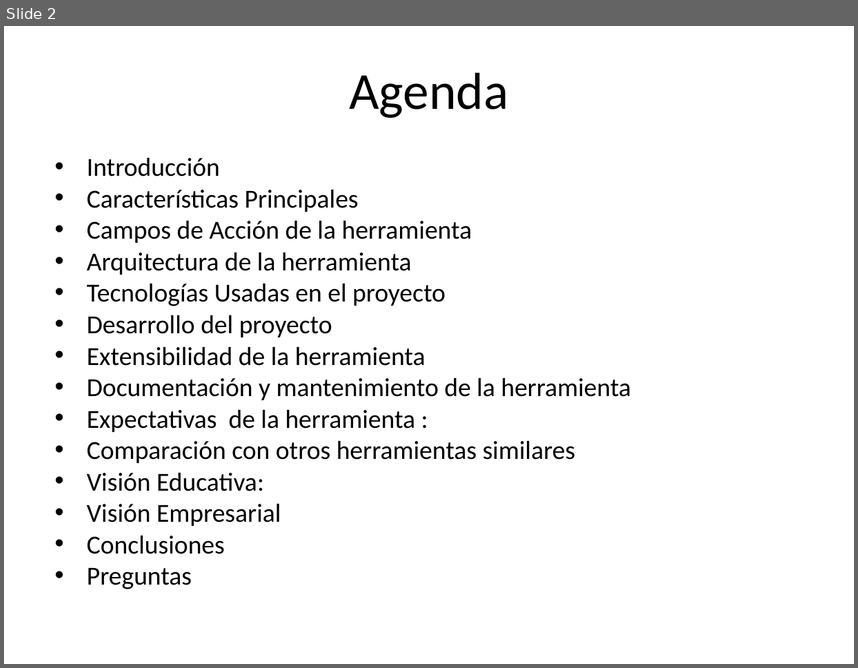
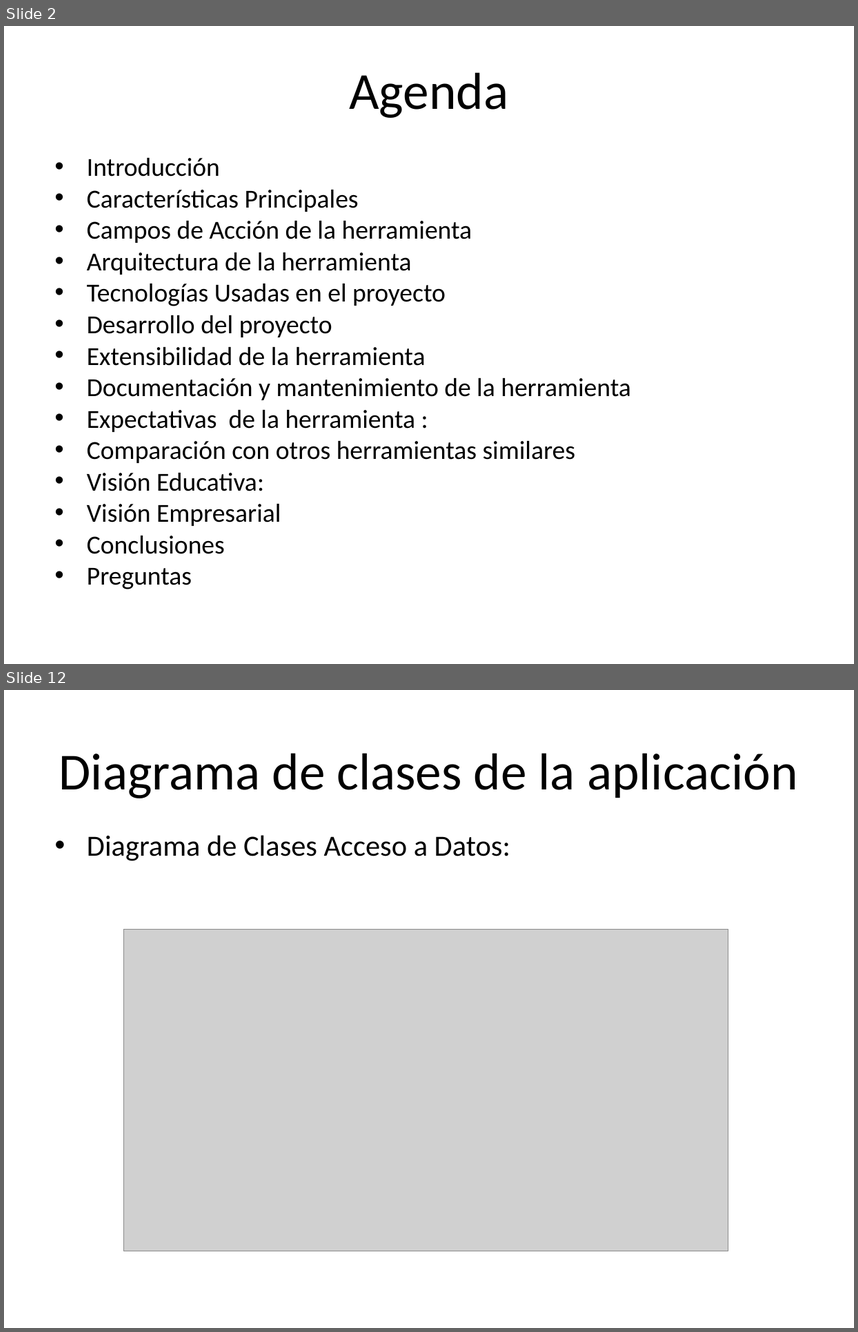
Before and after one commit to Xavinightshade/ipsimulator, a slide deck: presentacion/Presentacion Simulador Redes.ppt. Shown one above the other, each under a label of ours: slide 2 before the commit, slides 2 and 12 after it; the slides between them are not shown. The pictures are 858x668 and 858x1332 pixels, drawn with LibreOffice and Linux fonts; fonts in the diff are those of the drawing; grey boxes stand for pictures. Boxes give left, top, right and bottom in pixels: in the first picture for what was removed or moved away, otherwise in the second. Text is boxed around its words. In the diff, an @@ line names an element or a change of style, - is before the commit and + after.

```diff
--- a/presentacion/Presentacion Simulador Redes.ppt
+++ b/presentacion/Presentacion Simulador Redes.ppt
@@ slide 12 added at (x1=4, y1=690, x2=854, y2=1328), background #FFFFFF @@
@@ title added at (x1=59, y1=753, x2=798, y2=798), 44 pt, text #000000 @@
+Diagrama de clases de la aplicación
@@ text added at (x1=87, y1=835, x2=510, y2=861), 24.8 pt, text #000000 @@
+• Diagrama de Clases Acceso a Datos:
@@ picture added at (x1=124, y1=929, x2=728, y2=1250) @@
```
Also in this commit, not shown: 1 slide changed, 29 other slides added, 2 slides removed.
